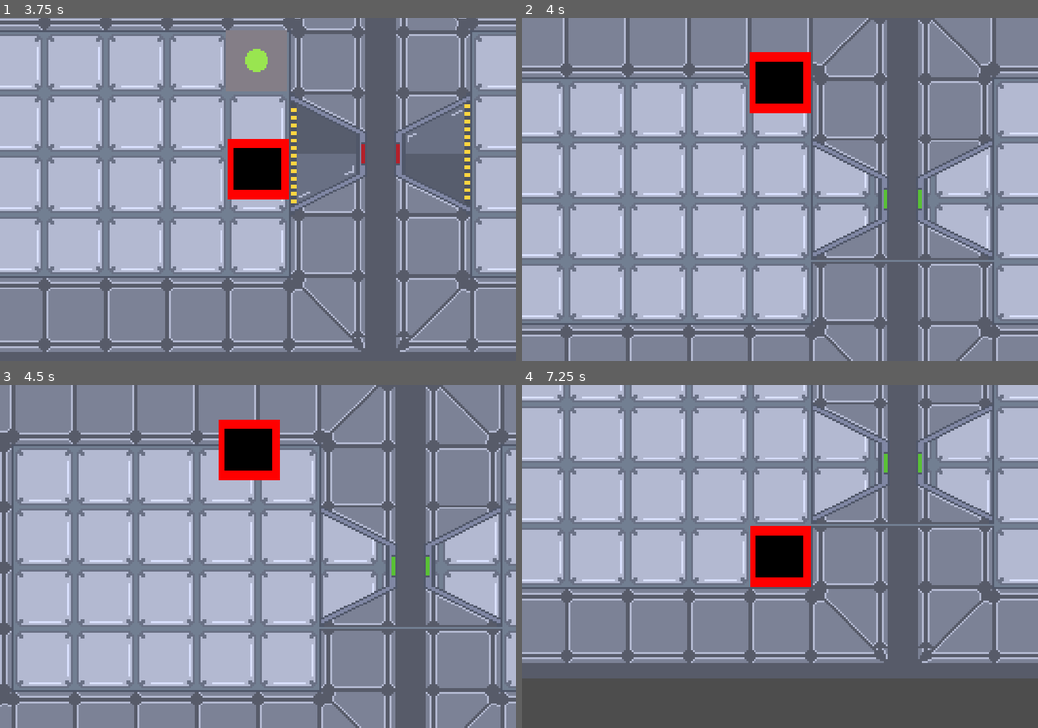
Above: before the commit, frames 1-4 (two rows, left to right).
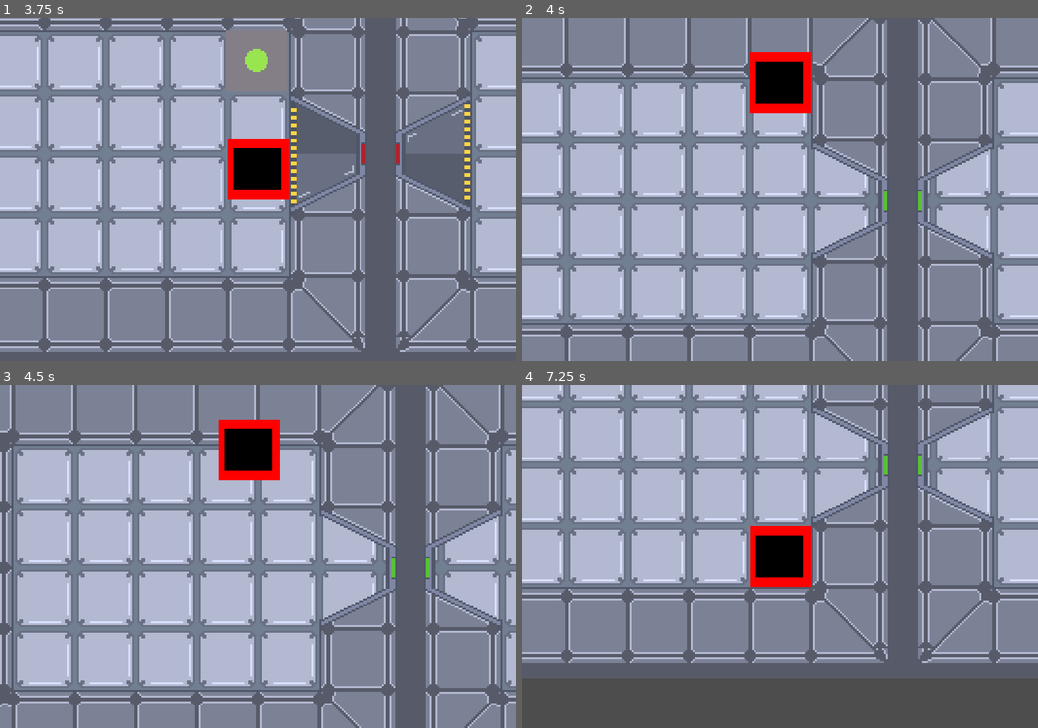
Above: after the commit, the same moments.

Repository: Pi-pol/Tachyon-race
Game: Godot game, scene res://Scenes/title.tscn
Same seed, same stepped clock (60 frames per second), same inputs: the game is played once before the commit and once after it.
Inputs (mouse positions are in pixels of both pictures, inside the frame that each line leads up to):
- Up to frame 1 (3.75 s): tap Enter at 0.5, 2.75 s; move the mouse to (371, 172) at 0.52 s; hold Right (ui_right) 0.53-1.25 s; click (371, 172) at 0.67 s; click (258, 162) at 1.25 s; tap Space at 2 s; move the mouse to (154, 206) at 2.02 s; hold Down (ui_down) 2.03-2.78 s; move the mouse to (309, 114) at 2.77 s; hold Right (ui_right) 2.78-3.53 s; move the mouse to (232, 258) at 3.52 s; hold Up (ui_up) from 3.53 s (still down); click (232, 258) at 3.67 s
- Up to frame 2 (4 s): keep holding Up (ui_up)
- Up to frame 3 (4.5 s): tap Space at 4.25 s; move the mouse to (412, 607) at 4.27 s; release Up (ui_up) at 4.28 s; hold Left (ui_left) from 4.28 s (still down)
- Up to frame 4 (7.25 s): move the mouse to (625, 505) at 5.02 s; tap Enter at 5.75 s; move the mouse to (805, 556) at 5.77 s; release Left (ui_left) at 5.78 s; hold Down (ui_down) 5.78-6.53 s; click (805, 556) at 5.92 s; move the mouse to (702, 470) at 6.52 s; hold Right (ui_right) from 6.53 s (still down)

Frame 1 is identical in both runs. In frame 2, 2.1% of the frame differs, in the area x 56-92%, y 35-72%; in frame 3, 2.1%; in frame 4, 2.1%, in the area x 56-92%, y 5-42%.

Commit message:
Fixed doors fully
Co-Authored-By: Bartłomiej Szkodny <118225391+BartlomiejSzkodny@users.noreply.github.com>

Diff:
--- a/Scenes/1stlevel.tscn
+++ b/Scenes/1stlevel.tscn
@@ -93,7 +93,7 @@
 
 [node name="DoorsTilemap" parent="." instance=ExtResource("8_k6orn")]
 layer_0/z_index = 1410065407
-layer_0/tile_data = PackedInt32Array(196614, 0, 1, 131079, 65536, 0, 196615, 65536, 1, 131080, 131072, 0, 196616, 131072, 1, 131078, 0, 0)
+layer_0/tile_data = PackedInt32Array(196614, 0, 1, 131079, 65536, 0, 196615, 65536, 1, 131080, 131072, 0, 196616, 131072, 1, 131078, 0, 0, 65543, 458752, 1, 262151, 458752, 1, 65542, 589824, 0, 262150, 589824, 0, 262152, 524288, 0, 65544, 524288, 0)
 script = ExtResource("9_qrhr4")
 
 [connection signal="door_button_pressed" from="ButtonGame" to="DoorsTilemap" method="_on_button_game_door_button_pressed"]
--- a/Scenes/doors_tilemap.tscn
+++ b/Scenes/doors_tilemap.tscn
@@ -90,6 +90,84 @@
 2:3/0 = 0
 2:3/0/physics_layer_0/linear_velocity = Vector2(0, 0)
 2:3/0/physics_layer_0/angular_velocity = 0.0
+4:4/0 = 0
+4:4/0/physics_layer_0/linear_velocity = Vector2(0, 0)
+4:4/0/physics_layer_0/angular_velocity = 0.0
+3:4/0 = 0
+3:4/0/physics_layer_0/linear_velocity = Vector2(0, 0)
+3:4/0/physics_layer_0/angular_velocity = 0.0
+3:3/0 = 0
+3:3/0/physics_layer_0/linear_velocity = Vector2(0, 0)
+3:3/0/physics_layer_0/angular_velocity = 0.0
+4:3/0 = 0
+4:3/0/physics_layer_0/linear_velocity = Vector2(0, 0)
+4:3/0/physics_layer_0/angular_velocity = 0.0
+5:3/0 = 0
+5:3/0/physics_layer_0/linear_velocity = Vector2(0, 0)
+5:3/0/physics_layer_0/angular_velocity = 0.0
+6:3/0 = 0
+6:3/0/physics_layer_0/linear_velocity = Vector2(0, 0)
+6:3/0/physics_layer_0/angular_velocity = 0.0
+6:4/0 = 0
+6:4/0/physics_layer_0/linear_velocity = Vector2(0, 0)
+6:4/0/physics_layer_0/angular_velocity = 0.0
+5:4/0 = 0
+5:4/0/physics_layer_0/linear_velocity = Vector2(0, 0)
+5:4/0/physics_layer_0/angular_velocity = 0.0
+6:5/0 = 0
+6:5/0/physics_layer_0/linear_velocity = Vector2(0, 0)
+6:5/0/physics_layer_0/angular_velocity = 0.0
+6:6/0 = 0
+6:6/0/physics_layer_0/linear_velocity = Vector2(0, 0)
+6:6/0/physics_layer_0/angular_velocity = 0.0
+5:6/0 = 0
+5:6/0/physics_layer_0/linear_velocity = Vector2(0, 0)
+5:6/0/physics_layer_0/angular_velocity = 0.0
+5:5/0 = 0
+5:5/0/physics_layer_0/linear_velocity = Vector2(0, 0)
+5:5/0/physics_layer_0/angular_velocity = 0.0
+4:6/0 = 0
+4:6/0/physics_layer_0/linear_velocity = Vector2(0, 0)
+4:6/0/physics_layer_0/angular_velocity = 0.0
+4:5/0 = 0
+4:5/0/physics_layer_0/linear_velocity = Vector2(0, 0)
+4:5/0/physics_layer_0/angular_velocity = 0.0
+3:5/0 = 0
+3:5/0/physics_layer_0/linear_velocity = Vector2(0, 0)
+3:5/0/physics_layer_0/angular_velocity = 0.0
+3:6/0 = 0
+3:6/0/physics_layer_0/linear_velocity = Vector2(0, 0)
+3:6/0/physics_layer_0/angular_velocity = 0.0
+1:6/0 = 0
+1:6/0/physics_layer_0/linear_velocity = Vector2(0, 0)
+1:6/0/physics_layer_0/angular_velocity = 0.0
+1:5/0 = 0
+1:5/0/physics_layer_0/linear_velocity = Vector2(0, 0)
+1:5/0/physics_layer_0/angular_velocity = 0.0
+0:5/0 = 0
+0:5/0/physics_layer_0/linear_velocity = Vector2(0, 0)
+0:5/0/physics_layer_0/angular_velocity = 0.0
+0:4/0 = 0
+0:4/0/physics_layer_0/linear_velocity = Vector2(0, 0)
+0:4/0/physics_layer_0/angular_velocity = 0.0
+7:0/0 = 0
+7:0/0/physics_layer_0/linear_velocity = Vector2(0, 0)
+7:0/0/physics_layer_0/angular_velocity = 0.0
+8:0/0 = 0
+8:0/0/physics_layer_0/linear_velocity = Vector2(0, 0)
+8:0/0/physics_layer_0/angular_velocity = 0.0
+9:0/0 = 0
+9:0/0/physics_layer_0/linear_velocity = Vector2(0, 0)
+9:0/0/physics_layer_0/angular_velocity = 0.0
+10:0/0 = 0
+10:0/0/physics_layer_0/linear_velocity = Vector2(0, 0)
+10:0/0/physics_layer_0/angular_velocity = 0.0
+8:1/0 = 0
+8:1/0/physics_layer_0/linear_velocity = Vector2(0, 0)
+8:1/0/physics_layer_0/angular_velocity = 0.0
+7:1/0 = 0
+7:1/0/physics_layer_0/linear_velocity = Vector2(0, 0)
+7:1/0/physics_layer_0/angular_velocity = 0.0
 
 [sub_resource type="TileSet" id="TileSet_axerb"]
 tile_size = Vector2i(32, 32)
Binary file changed: Assets/doors.aseprite
Binary file changed: Assets/doors.png
Not shown: 1 places in Scenes/1stlevel.tscn that only renumber resources
